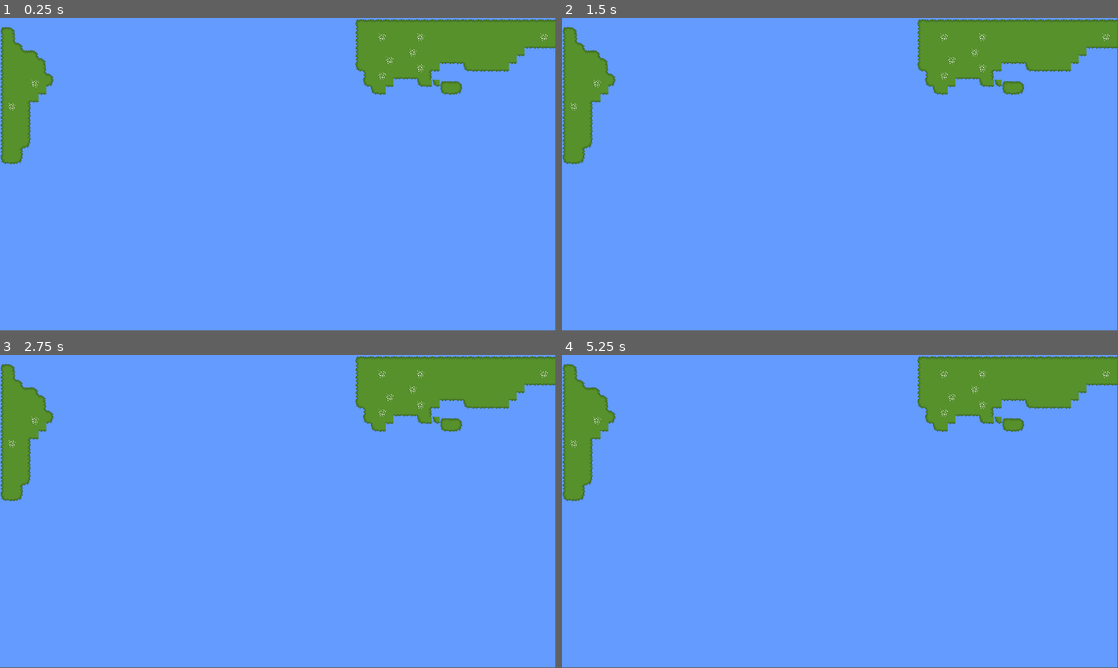
Above: before the commit, frames 1-4 (two rows, left to right).
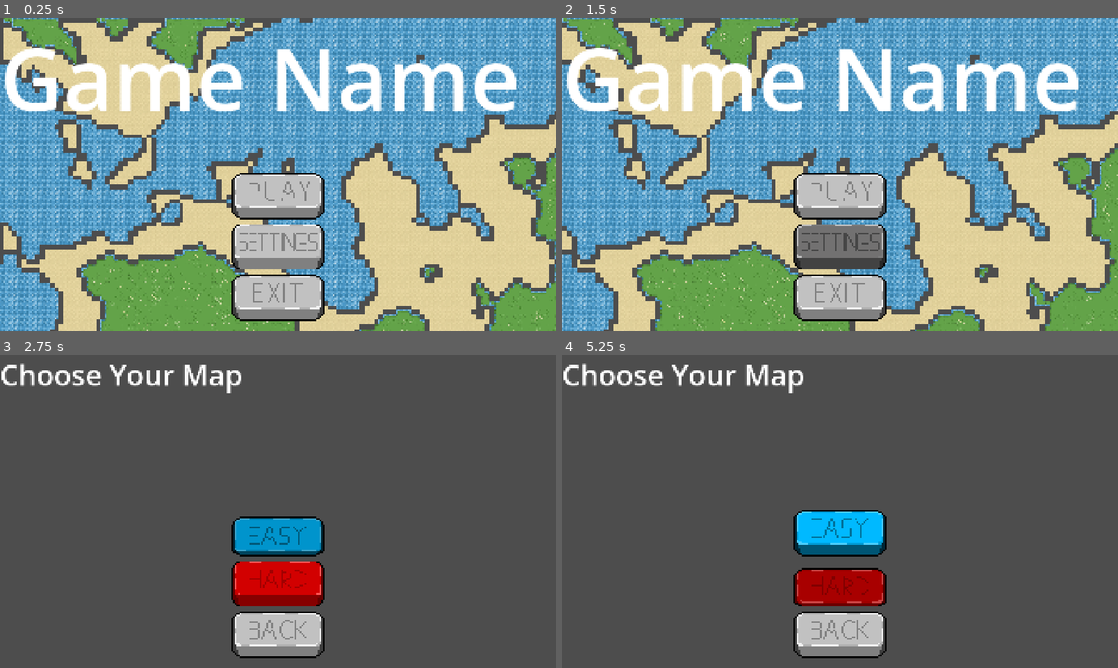
Above: after the commit, the same moments.

Repository: ew5234/CS3560-Project
Game: Godot game, scene res://scenes/main_menu.tscn
The game is run twice, just before and just after one commit, with the same random seed, the same clock (stepped at 60 frames per second) and the same inputs. Before the commit the project starts from res://scenes/world_gen.tscn.
Inputs (mouse positions are in pixels of both pictures, inside the frame that each line leads up to):
- Up to frame 1 (0.25 s): no input
- Up to frame 2 (1.5 s): click (840, 246) at 0.52 s; click (840, 246) at 1.27 s
- Up to frame 3 (2.75 s): click (278, 533) at 2.02 s
- Up to frame 4 (5.25 s): click (840, 583) at 2.77 s; click (840, 633) at 3.52 s; click (840, 533) at 4.27 s; click (840, 583) at 5.02 s
In our replay, the window is 799x449 before the commit and 800x450 after it. These sizes can differ from the game's own. Grey fills any space a smaller window leaves; there, only what the larger window draws over its background counts as a difference.

The runs differ from the first frame. In frame 1, 100% of the frame differs, in the area x 0-100%, y 0-100%; in frame 2, 100%; in frame 3, 100%; in frame 4, 100%.
Error after the commit: Invalid assignment of property or key 'visible' with value of type 'bool' on a base object of type 'null instance'. (res://scripts/main_menu.gd:13)

Commit message:
Added more menu buttons, added main menu background, created game options menu

Diff:
--- a/prefabs/grassTileSet.tres
+++ b/prefabs/grassTileSet.tres
@@ -37,7 +37,7 @@
 4:4/0 = 0
 4:4/0/terrain_set = 0
 4:4/0/terrain = 0
-4:4/0/probability = 0.9
+4:4/0/probability = 0.6
 4:4/0/terrains_peering_bit/right_side = 0
 4:4/0/terrains_peering_bit/bottom_right_corner = 0
 4:4/0/terrains_peering_bit/bottom_side = 0
@@ -108,6 +108,30 @@
 6:4/0/terrains_peering_bit/top_left_corner = 0
 6:4/0/terrains_peering_bit/top_side = 0
 6:4/0/terrains_peering_bit/top_right_corner = 0
+6:5/0 = 0
+6:5/0/terrain_set = 0
+6:5/0/terrain = 0
+6:5/0/probability = 0.3
+6:5/0/terrains_peering_bit/right_side = 0
+6:5/0/terrains_peering_bit/bottom_right_corner = 0
+6:5/0/terrains_peering_bit/bottom_side = 0
+6:5/0/terrains_peering_bit/bottom_left_corner = 0
+6:5/0/terrains_peering_bit/left_side = 0
+6:5/0/terrains_peering_bit/top_left_corner = 0
+6:5/0/terrains_peering_bit/top_side = 0
+6:5/0/terrains_peering_bit/top_right_corner = 0
+7:4/0 = 0
+7:4/0/terrain_set = 0
+7:4/0/terrain = 0
+7:4/0/probability = 0.1
+7:4/0/terrains_peering_bit/right_side = 0
+7:4/0/terrains_peering_bit/bottom_right_corner = 0
+7:4/0/terrains_peering_bit/bottom_side = 0
+7:4/0/terrains_peering_bit/bottom_left_corner = 0
+7:4/0/terrains_peering_bit/left_side = 0
+7:4/0/terrains_peering_bit/top_left_corner = 0
+7:4/0/terrains_peering_bit/top_side = 0
+7:4/0/terrains_peering_bit/top_right_corner = 0
 
 [resource]
 terrain_set_0/mode = 0
--- a/prefabs/sandTileSet.tres
+++ b/prefabs/sandTileSet.tres
@@ -1,10 +1,23 @@
 [gd_resource type="TileSet" format=3 uid="uid://b3a072x16smui"]
 
-[ext_resource type="Texture2D" uid="uid://dmjmd8avkuds6" path="res://assets/Tilemap-0001.png" id="1_iyyfv"]
+[ext_resource type="Texture2D" uid="uid://dro3k41cru8n1" path="res://assets/Tilemap-0001.png" id="1_iyyfv"]
 
 [sub_resource type="TileSetAtlasSource" id="TileSetAtlasSource_glnwb"]
 texture = ExtResource("1_iyyfv")
 3:2/0 = 0
+3:2/0/terrain_set = 0
+3:2/0/terrain = 0
+3:2/0/terrains_peering_bit/right_side = 0
+3:2/0/terrains_peering_bit/bottom_right_corner = 0
+3:2/0/terrains_peering_bit/bottom_side = 0
+3:2/0/terrains_peering_bit/bottom_left_corner = 0
+3:2/0/terrains_peering_bit/left_side = 0
+3:2/0/terrains_peering_bit/top_left_corner = 0
+3:2/0/terrains_peering_bit/top_side = 0
+3:2/0/terrains_peering_bit/top_right_corner = 0
 
 [resource]
+terrain_set_0/mode = 0
+terrain_set_0/terrain_0/name = "Terrain 0"
+terrain_set_0/terrain_0/color = Color(0.5, 0.34375, 0.25, 1)
 sources/0 = SubResource("TileSetAtlasSource_glnwb")
--- a/prefabs/waterTileSet.tres
+++ b/prefabs/waterTileSet.tres
@@ -1,10 +1,23 @@
 [gd_resource type="TileSet" format=3 uid="uid://q3aqftvu4kq0"]
 
-[ext_resource type="Texture2D" uid="uid://dmjmd8avkuds6" path="res://assets/Tilemap-0001.png" id="1_uv4n2"]
+[ext_resource type="Texture2D" uid="uid://dro3k41cru8n1" path="res://assets/Tilemap-0001.png" id="1_uv4n2"]
 
 [sub_resource type="TileSetAtlasSource" id="TileSetAtlasSource_mgn0i"]
 texture = ExtResource("1_uv4n2")
 5:2/0 = 0
+5:2/0/terrain_set = 0
+5:2/0/terrain = 0
+5:2/0/terrains_peering_bit/right_side = 0
+5:2/0/terrains_peering_bit/bottom_right_corner = 0
+5:2/0/terrains_peering_bit/bottom_side = 0
+5:2/0/terrains_peering_bit/bottom_left_corner = 0
+5:2/0/terrains_peering_bit/left_side = 0
+5:2/0/terrains_peering_bit/top_left_corner = 0
+5:2/0/terrains_peering_bit/top_side = 0
+5:2/0/terrains_peering_bit/top_right_corner = 0
 
 [resource]
+terrain_set_0/mode = 0
+terrain_set_0/terrain_0/name = "water"
+terrain_set_0/terrain_0/color = Color(0.0013003004, 0.2799696, 0.9465533, 1)
 sources/0 = SubResource("TileSetAtlasSource_mgn0i")
--- a/project.godot
+++ b/project.godot
@@ -11,9 +11,24 @@
 [application]
 
 config/name="CS3650 Project"
-run/main_scene="uid://dd0sw1pom7cwg"
+run/main_scene="uid://d35scsjf8wxat"
 config/features=PackedStringArray("4.6", "Forward Plus")
 config/icon="res://icon.svg"
+
+[autoload]
+
+MenuButtons="*uid://u76a6aiooqv2"
+
+[display]
+
+window/size/viewport_width=1920
+window/size/viewport_height=1080
+window/size/mode=4
+window/stretch/mode="canvas_items"
+
+[global_group]
+
+menuButtons=""
 
 [physics]
 
--- /dev/null
+++ b/scenes/camera_2d.gd
@@ -0,0 +1,7 @@
+extends Camera2D
+
+@export var speed = 100.0
+
+func _process(delta):
+	# Moves the camera to the right automatically
+	position.x += speed * delta
--- /dev/null
+++ b/scenes/game_options_menu.tscn
@@ -0,0 +1,63 @@
+[gd_scene format=3 uid="uid://da5d3fvu7qsy4"]
+
+[ext_resource type="Script" uid="uid://juteb6kmxqk0" path="res://scripts/game_options_menu.gd" id="1_5b3pr"]
+[ext_resource type="Texture2D" uid="uid://b1coypdcmskfm" path="res://assets/EasyButtonSprites/EasyButton-0001.png" id="2_3gxur"]
+[ext_resource type="Texture2D" uid="uid://b5o2kxl6lhoul" path="res://assets/EasyButtonSprites/EasyButtonPressed-0001.png" id="3_mohml"]
+[ext_resource type="Texture2D" uid="uid://dgt4s3tgh5ou4" path="res://assets/EasyButtonSprites/EasyButtonHover-0001.png" id="4_gfmsd"]
+[ext_resource type="Texture2D" uid="uid://dncl5xjj87a2g" path="res://assets/HardButtonSprites/HardButton-0001.png" id="5_5b3pr"]
+[ext_resource type="Texture2D" uid="uid://c58td4kuqjn68" path="res://assets/HardButtonSprites/HardButtonPressed-0001.png" id="6_3gxur"]
+[ext_resource type="Texture2D" uid="uid://cmsb0biy5w4yq" path="res://assets/HardButtonSprites/HardButtonHover-0001.png" id="7_mohml"]
+[ext_resource type="Texture2D" uid="uid://cyak66v5exfes" path="res://assets/BackButtonSprites/BackButtonIdle-0001.png" id="8_5b3pr"]
+[ext_resource type="Texture2D" uid="uid://b0via4wsa0sp4" path="res://assets/BackButtonSprites/BackButtonPressed-0001.png" id="9_3gxur"]
+[ext_resource type="Texture2D" uid="uid://cn582ms1kxi4v" path="res://assets/BackButtonSprites/BackButtonHover-0001.png" id="10_mohml"]
+
+[node name="GameOptionsMenu" type="Node2D" unique_id=1208245338]
+script = ExtResource("1_5b3pr")
+
+[node name="Title" type="Label" parent="." unique_id=94480007]
+offset_right = 1920.0
+offset_bottom = 500.0
+theme_override_font_sizes/font_size = 99
+text = "Choose Your Map"
+
+[node name="CenterContainer" type="CenterContainer" parent="Title" unique_id=1364845503]
+layout_mode = 0
+offset_top = 500.0
+offset_right = 1920.0
+offset_bottom = 1080.0
+
+[node name="MainButtons2" type="VBoxContainer" parent="Title/CenterContainer" unique_id=379512234 groups=["menuButtons"]]
+layout_mode = 2
+theme_override_constants/separation = 15
+
+[node name="EasyButton" type="TextureButton" parent="Title/CenterContainer/MainButtons2" unique_id=385850203]
+texture_filter = 3
+layout_mode = 2
+action_mode = 0
+keep_pressed_outside = true
+texture_normal = ExtResource("2_3gxur")
+texture_pressed = ExtResource("3_mohml")
+texture_hover = ExtResource("4_gfmsd")
+texture_disabled = ExtResource("3_mohml")
+stretch_mode = 0
+
+[node name="HardButton" type="TextureButton" parent="Title/CenterContainer/MainButtons2" unique_id=1265995452]
+texture_filter = 3
+layout_mode = 2
+texture_normal = ExtResource("5_5b3pr")
+texture_pressed = ExtResource("6_3gxur")
+texture_hover = ExtResource("7_mohml")
+texture_disabled = ExtResource("6_3gxur")
+stretch_mode = 0
+
+[node name="BackButton" type="TextureButton" parent="Title/CenterContainer/MainButtons2" unique_id=1755464147]
+texture_filter = 3
+layout_mode = 2
+texture_normal = ExtResource("8_5b3pr")
+texture_pressed = ExtResource("9_3gxur")
+texture_hover = ExtResource("10_mohml")
+stretch_mode = 0
+
+[connection signal="pressed" from="Title/CenterContainer/MainButtons2/EasyButton" to="." method="_on_easy_button_pressed"]
+[connection signal="pressed" from="Title/CenterContainer/MainButtons2/HardButton" to="." method="_on_hard_button_pressed"]
+[connection signal="pressed" from="Title/CenterContainer/MainButtons2/BackButton" to="." method="_on_back_button_pressed"]
--- /dev/null
+++ b/scenes/grass.tscn
@@ -0,0 +1,7 @@
+[gd_scene format=3 uid="uid://ctfjm2sw1aq2d"]
+
+[ext_resource type="TileSet" uid="uid://sjfl6sf1ppe6" path="res://prefabs/grassTileSet.tres" id="1_e1kak"]
+
+[node name="grass" type="TileMapLayer" unique_id=1720647060]
+use_parent_material = true
+tile_set = ExtResource("1_e1kak")
--- /dev/null
+++ b/scenes/main_menu.tscn
@@ -0,0 +1,129 @@
+[gd_scene format=3 uid="uid://d35scsjf8wxat"]
+
+[ext_resource type="Texture2D" uid="uid://dl3qb0jsw568l" path="res://assets/PlayButtonSprites/PlayButton-0001.png" id="1_bqqt6"]
+[ext_resource type="Script" uid="uid://b4nplpwjknnt" path="res://scripts/main_menu.gd" id="1_rcqid"]
+[ext_resource type="Texture2D" uid="uid://cyak66v5exfes" path="res://assets/BackButtonSprites/BackButtonIdle-0001.png" id="2_a8gd2"]
+[ext_resource type="Texture2D" uid="uid://71y1mlpsj0rj" path="res://assets/PlayButtonSprites/PlayButtonPressed-0001.png" id="2_wu84c"]
+[ext_resource type="Texture2D" uid="uid://cxpewks75g8o1" path="res://assets/PlayButtonSprites/PlayButtonHover-0001.png" id="3_8ln24"]
+[ext_resource type="Texture2D" uid="uid://b0via4wsa0sp4" path="res://assets/BackButtonSprites/BackButtonPressed-0001.png" id="3_hstxw"]
+[ext_resource type="Texture2D" uid="uid://cn582ms1kxi4v" path="res://assets/BackButtonSprites/BackButtonHover-0001.png" id="4_8egab"]
+[ext_resource type="Texture2D" uid="uid://cuf6qmugmyysb" path="res://assets/SettingsButtonSprites/SettingsButton-0001.png" id="4_jk1qb"]
+[ext_resource type="Texture2D" uid="uid://betc7pyk4d7v" path="res://assets/SettingsButtonSprites/SettingsButtonPressed-0001.png" id="5_5dd4i"]
+[ext_resource type="Texture2D" uid="uid://ctxdq5oiwjyv1" path="res://assets/SettingsButtonSprites/SettingsButtonHover-0001.png" id="6_lgwnu"]
+[ext_resource type="Texture2D" uid="uid://dbtr7xm1bkna8" path="res://assets/ExitButtonSprites/ExitButton-0001.png" id="7_flqon"]
+[ext_resource type="Texture2D" uid="uid://sownnenlolcm" path="res://assets/ExitButtonSprites/ExitButtonPressed-0001.png" id="8_rcqid"]
+[ext_resource type="Texture2D" uid="uid://p44hvuinx1lg" path="res://assets/ExitButtonSprites/ExitButtonHover-0001.png" id="9_1ajci"]
+[ext_resource type="PackedScene" uid="uid://cxdgmskulg1nq" path="res://scenes/tile_map.tscn" id="11_lgwnu"]
+[ext_resource type="PackedScene" uid="uid://ctfjm2sw1aq2d" path="res://scenes/grass.tscn" id="12_1ajci"]
+[ext_resource type="PackedScene" uid="uid://ddam3kld2st4j" path="res://scenes/sand.tscn" id="13_7b55j"]
+[ext_resource type="PackedScene" uid="uid://bbok2og00xj1u" path="res://scenes/water.tscn" id="14_5pajh"]
+[ext_resource type="Script" uid="uid://b3uybdewgbcsu" path="res://scripts/world_gen.gd" id="15_7b55j"]
+[ext_resource type="Script" uid="uid://bpsi0yp4o4rm0" path="res://scenes/camera_2d.gd" id="19_hstxw"]
+
+[sub_resource type="Gradient" id="Gradient_7b55j"]
+
+[sub_resource type="FastNoiseLite" id="FastNoiseLite_5pajh"]
+
+[sub_resource type="NoiseTexture2D" id="NoiseTexture2D_j7ex8"]
+noise = SubResource("FastNoiseLite_5pajh")
+color_ramp = SubResource("Gradient_7b55j")
+
+[node name="MainMenu" type="Node2D" unique_id=1392722280]
+script = ExtResource("1_rcqid")
+
+[node name="background" type="Node2D" parent="." unique_id=102620499]
+show_behind_parent = true
+script = ExtResource("15_7b55j")
+noise_height_texture = SubResource("NoiseTexture2D_j7ex8")
+width = 300
+height = 300
+
+[node name="TileMap" parent="background" unique_id=382456012 instance=ExtResource("11_lgwnu")]
+
+[node name="grass2" parent="background/TileMap" unique_id=1720647060 instance=ExtResource("12_1ajci")]
+
+[node name="sand2" parent="background/TileMap" unique_id=2126326198 instance=ExtResource("13_7b55j")]
+
+[node name="water2" parent="background/TileMap" unique_id=1641663137 instance=ExtResource("14_5pajh")]
+
+[node name="Camera2D" type="Camera2D" parent="." unique_id=1377882176]
+anchor_mode = 0
+script = ExtResource("19_hstxw")
+speed = 20.0
+
+[node name="CanvasLayer" type="CanvasLayer" parent="Camera2D" unique_id=876388250]
+
+[node name="Title" type="Label" parent="Camera2D/CanvasLayer" unique_id=365080424]
+offset_right = 1920.0
+offset_bottom = 500.0
+theme_override_font_sizes/font_size = 300
+text = "Game Name"
+
+[node name="CenterContainer" type="CenterContainer" parent="Camera2D/CanvasLayer" unique_id=858591021]
+offset_top = 500.0
+offset_right = 1920.0
+offset_bottom = 1080.0
+
+[node name="MainButtons" type="VBoxContainer" parent="Camera2D/CanvasLayer/CenterContainer" unique_id=1395030251]
+visible = false
+layout_mode = 2
+theme_override_constants/separation = 15
+
+[node name="Play" type="Button" parent="Camera2D/CanvasLayer/CenterContainer/MainButtons" unique_id=1190918801]
+layout_mode = 2
+theme_override_font_sizes/font_size = 75
+text = "Play"
+
+[node name="Settings" type="Button" parent="Camera2D/CanvasLayer/CenterContainer/MainButtons" unique_id=294226444]
+layout_mode = 2
+theme_override_font_sizes/font_size = 75
+text = "Settings"
+
+[node name="Quit" type="Button" parent="Camera2D/CanvasLayer/CenterContainer/MainButtons" unique_id=1587365579]
+layout_mode = 2
+theme_override_font_sizes/font_size = 75
+text = "Quit"
+
+[node name="SettingsMenu" type="VBoxContainer" parent="Camera2D/CanvasLayer/CenterContainer" unique_id=1540702878]
+layout_mode = 2
+
+[node name="BackButton" type="TextureButton" parent="Camera2D/CanvasLayer/CenterContainer/SettingsMenu" unique_id=351849177]
+texture_filter = 3
+layout_mode = 2
+texture_normal = ExtResource("2_a8gd2")
+texture_pressed = ExtResource("3_hstxw")
+texture_hover = ExtResource("4_8egab")
+stretch_mode = 0
+
+[node name="MainButtons2" type="VBoxContainer" parent="Camera2D/CanvasLayer/CenterContainer" unique_id=917917739 groups=["menuButtons"]]
+layout_mode = 2
+theme_override_constants/separation = 15
+
+[node name="PlayButton" type="TextureButton" parent="Camera2D/CanvasLayer/CenterContainer/MainButtons2" unique_id=2142909687]
+texture_filter = 3
+layout_mode = 2
+texture_normal = ExtResource("1_bqqt6")
+texture_pressed = ExtResource("2_wu84c")
+texture_hover = ExtResource("3_8ln24")
+stretch_mode = 0
+
+[node name="SettingsButton" type="TextureButton" parent="Camera2D/CanvasLayer/CenterContainer/MainButtons2" unique_id=1197683652]
+texture_filter = 3
+layout_mode = 2
+texture_normal = ExtResource("4_jk1qb")
+texture_pressed = ExtResource("5_5dd4i")
+texture_hover = ExtResource("6_lgwnu")
+stretch_mode = 0
+
+[node name="ExitButton" type="TextureButton" parent="Camera2D/CanvasLayer/CenterContainer/MainButtons2" unique_id=223162657]
+texture_filter = 3
+layout_mode = 2
+texture_normal = ExtResource("7_flqon")
+texture_pressed = ExtResource("8_rcqid")
+texture_hover = ExtResource("9_1ajci")
+stretch_mode = 0
+
+[connection signal="pressed" from="Camera2D/CanvasLayer/CenterContainer/SettingsMenu/BackButton" to="." method="_on_back_button_pressed"]
+[connection signal="pressed" from="Camera2D/CanvasLayer/CenterContainer/MainButtons2/PlayButton" to="." method="_on_play_button_pressed"]
+[connection signal="pressed" from="Camera2D/CanvasLayer/CenterContainer/MainButtons2/SettingsButton" to="." method="_on_settings_button_pressed"]
+[connection signal="pressed" from="Camera2D/CanvasLayer/CenterContainer/MainButtons2/ExitButton" to="." method="_on_exit_button_pressed"]
--- /dev/null
+++ b/scenes/sand.tscn
@@ -0,0 +1,6 @@
+[gd_scene format=3 uid="uid://ddam3kld2st4j"]
+
+[ext_resource type="TileSet" uid="uid://b3a072x16smui" path="res://prefabs/sandTileSet.tres" id="1_xjhim"]
+
+[node name="sand" type="TileMapLayer" unique_id=2126326198]
+tile_set = ExtResource("1_xjhim")
--- /dev/null
+++ b/scenes/tile_map.tscn
@@ -0,0 +1,19 @@
+[gd_scene format=3 uid="uid://cxdgmskulg1nq"]
+
+[ext_resource type="TileSet" uid="uid://sjfl6sf1ppe6" path="res://prefabs/grassTileSet.tres" id="1_jx7lj"]
+[ext_resource type="TileSet" uid="uid://b3a072x16smui" path="res://prefabs/sandTileSet.tres" id="2_dohrl"]
+[ext_resource type="TileSet" uid="uid://q3aqftvu4kq0" path="res://prefabs/waterTileSet.tres" id="3_f6fy2"]
+
+[node name="TileMap" type="TileMap" unique_id=382456012]
+tile_set = ExtResource("1_jx7lj")
+format = 2
+
+[node name="grass" type="TileMapLayer" parent="." unique_id=57508846]
+use_parent_material = true
+tile_set = ExtResource("1_jx7lj")
+
+[node name="sand" type="TileMapLayer" parent="." unique_id=3850104]
+tile_set = ExtResource("2_dohrl")
+
+[node name="water" type="TileMapLayer" parent="." unique_id=1675875291]
+tile_set = ExtResource("3_f6fy2")
--- /dev/null
+++ b/scenes/water.tscn
@@ -0,0 +1,6 @@
+[gd_scene format=3 uid="uid://bbok2og00xj1u"]
+
+[ext_resource type="TileSet" uid="uid://q3aqftvu4kq0" path="res://prefabs/waterTileSet.tres" id="1_bdk6y"]
+
+[node name="water" type="TileMapLayer" unique_id=1641663137]
+tile_set = ExtResource("1_bdk6y")
--- a/scenes/world_gen.tscn
+++ b/scenes/world_gen.tscn
@@ -2,34 +2,28 @@
 
 [ext_resource type="Script" uid="uid://b3uybdewgbcsu" path="res://scripts/world_gen.gd" id="1_v8aan"]
 [ext_resource type="TileSet" uid="uid://sjfl6sf1ppe6" path="res://prefabs/grassTileSet.tres" id="2_v8aan"]
-[ext_resource type="TileSet" uid="uid://b3a072x16smui" path="res://prefabs/sandTileSet.tres" id="3_ph3vs"]
-[ext_resource type="TileSet" uid="uid://q3aqftvu4kq0" path="res://prefabs/waterTileSet.tres" id="4_jkbrw"]
+[ext_resource type="PackedScene" uid="uid://ctfjm2sw1aq2d" path="res://scenes/grass.tscn" id="3_s0iiw"]
+[ext_resource type="PackedScene" uid="uid://ddam3kld2st4j" path="res://scenes/sand.tscn" id="4_dtmet"]
+[ext_resource type="PackedScene" uid="uid://bbok2og00xj1u" path="res://scenes/water.tscn" id="5_vfjjb"]
 
-[sub_resource type="Gradient" id="Gradient_v8aan"]
-interpolation_mode = 1
-offsets = PackedFloat32Array(0, 0.33880904, 0.4312115)
-colors = PackedColorArray(0, 0, 1, 1, 1, 1, 0, 1, 0, 1, 0, 1)
+[sub_resource type="Gradient" id="Gradient_jkbrw"]
 
-[sub_resource type="FastNoiseLite" id="FastNoiseLite_ph3vs"]
+[sub_resource type="FastNoiseLite" id="FastNoiseLite_s0iiw"]
 
-[sub_resource type="NoiseTexture2D" id="NoiseTexture2D_jkbrw"]
-noise = SubResource("FastNoiseLite_ph3vs")
-color_ramp = SubResource("Gradient_v8aan")
+[sub_resource type="NoiseTexture2D" id="NoiseTexture2D_dtmet"]
+noise = SubResource("FastNoiseLite_s0iiw")
+color_ramp = SubResource("Gradient_jkbrw")
 
 [node name="world_gen" type="Node2D" unique_id=1689572619]
 script = ExtResource("1_v8aan")
-noise_height_texture = SubResource("NoiseTexture2D_jkbrw")
+noise_height_texture = SubResource("NoiseTexture2D_dtmet")
 
 [node name="TileMap" type="TileMap" parent="." unique_id=969149980]
 tile_set = ExtResource("2_v8aan")
 format = 2
 
-[node name="grass" type="TileMapLayer" parent="TileMap" unique_id=640805053]
-use_parent_material = true
-tile_set = ExtResource("2_v8aan")
+[node name="grass" parent="TileMap" unique_id=1720647060 instance=ExtResource("3_s0iiw")]
 
-[node name="sand" type="TileMapLayer" parent="TileMap" unique_id=867069716]
-tile_set = ExtResource("3_ph3vs")
+[node name="sand" parent="TileMap" unique_id=2126326198 instance=ExtResource("4_dtmet")]
 
-[node name="water" type="TileMapLayer" parent="TileMap" unique_id=2142829866]
-tile_set = ExtResource("4_jkbrw")
+[node name="water" parent="TileMap" unique_id=1641663137 instance=ExtResource("5_vfjjb")]
--- /dev/null
+++ b/scripts/game_options_menu.gd
@@ -0,0 +1,22 @@
+extends Node2D
+
+#difficulty 0=easy, 1=hard
+var difficulty = 0
+
+func _ready() -> void:
+	$Title/CenterContainer/MainButtons2/EasyButton.disabled = true
+
+func _on_easy_button_pressed() -> void:
+	difficulty = 0
+	$Title/CenterContainer/MainButtons2/EasyButton.disabled = true
+	$Title/CenterContainer/MainButtons2/HardButton.disabled = false
+
+
+func _on_hard_button_pressed() -> void:
+	difficulty = 1
+	$Title/CenterContainer/MainButtons2/EasyButton.disabled = false
+	$Title/CenterContainer/MainButtons2/HardButton.disabled = true
+
+
+func _on_back_button_pressed() -> void:
+	get_tree().change_scene_to_file("res://scenes/main_menu.tscn")
--- /dev/null
+++ b/scripts/generateWorld.gd
@@ -0,0 +1,47 @@
+extends Node2D
+
+@export var noise_height_texture : NoiseTexture2D
+var seed = FastNoiseLite.new()
+var noise : Noise
+
+#@onready var grassTileMap = $TileMap/grass
+#@onready var sandTileMap = $TileMap/sand
+#@onready var waterTileMap = $TileMap/water
+
+var sourceid = 0
+var wateratlas = Vector2i(5,2)
+var landatlas =  Vector2i(4,4)
+
+var grassTileCoor = []
+var grassTerrainSet = 0
+var sandTileCoor = []
+var waterTileCoor = []
+var waterTileSet = 0
+
+func _init(argnoise_height_texture, argseed, argnoise):
+	noise_height_texture = argnoise_height_texture
+	seed = argseed
+	noise = argnoise
+	randomize()
+	noise_height_texture.noise.seed = randi()
+	print(noise_height_texture.noise.seed)
+	noise = noise_height_texture.noise
+
+
+func generate_world(width, height):
+	var grassTileMap = get_node("res://scenes/grass.tscn")
+	print(grassTileMap)
+	var sandTileMap = $TileMap/sand
+	var waterTileMap = $TileMap/water
+	for x in range(width):
+		for y in range(height):
+			var noise_val = noise.get_noise_2d(x,y)
+			#place grass
+			if noise_val > 0.0:
+				grassTileCoor.append(Vector2i(x,y))
+			#place water
+			elif noise_val	< 0.0:
+				waterTileCoor.append(Vector2i(x,y))
+
+	grassTileMap.set_cells_terrain_connect(grassTileCoor, grassTerrainSet)
+	waterTileMap.set_cells_terrain_connect(waterTileCoor, waterTileSet, 0)
--- /dev/null
+++ b/scripts/main_menu.gd
@@ -0,0 +1,25 @@
+extends Node2D
+
+func _ready() -> void:
+	pass
+
+func _on_play_button_pressed() -> void:
+	#change to size, difficulty, seed screen
+	get_tree().change_scene_to_file("res://scenes/game_options_menu.tscn")
+
+#Press settings button
+func _on_settings_button_pressed() -> void:
+	#hide main menu buttons, show settings menu
+	$CanvasLayer/CenterContainer/MainButtons2.visible = false
+	$CanvasLayer/CenterContainer/SettingsMenu.visible = true
+
+#Press back button in settings menu
+func _on_back_button_pressed() -> void:
+	#hide settings options and show main menu buttons
+	$CanvasLayer/CenterContainer/MainButtons2.visible = true
+	$CanvasLayer/CenterContainer/SettingsMenu.visible = false
+
+#Press exit button
+func _on_exit_button_pressed() -> void:
+	#exit game
+	get_tree().quit()
--- /dev/null
+++ b/scripts/menuButtons.gd
@@ -0,0 +1,22 @@
+extends Node2D
+
+#Press play button
+func _on_play_button_pressed() -> void:
+	#change to size, difficulty, seed screen
+	get_tree().change_scene_to_file("res://scenes/game_options_menu.tscn")
+
+#Press settings button
+func _on_settings_button_pressed() -> void:
+	#hide play, settings, and exit button, show settings menu
+	$CenterContainer/MainButtons2.visible = false
+	$CenterContainer/SettingsMenu.visible = true
+
+#Press exit button
+func _on_exit_button_pressed() -> void:
+	#exit game
+	get_tree().quit()
+
+#add back button
+
+
+#add settings sliders
--- a/scripts/world_gen.gd
+++ b/scripts/world_gen.gd
@@ -15,17 +15,17 @@
 var grassTileCoor = []
 var grassTerrainInt = 0
 var sandTileCoor = []
+var sandTerrainInt = 0
 var waterTileCoor = []
 
 #world size
-var width : int = 100
-var height : int = 100
-
+@export var width : int = 100
+@export var height : int = 100
 
 func _ready():
 	randomize()
 	noise_height_texture.noise.seed = randi()
-	print(	noise_height_texture.noise.seed)
+	print(noise_height_texture.noise.seed)
 	noise = noise_height_texture.noise
 	generate_world()
 
@@ -34,10 +34,14 @@
 		for y in range(height):
 			var noise_val = noise.get_noise_2d(x,y)
 			#place grass
-			if noise_val > 0.0:
-				grassTileCoor.append(Vector2i(x,y))
+			if noise_val >= -0.2:
+				if (noise_val >= -0.2 and noise_val<0.0):
+					sandTileCoor.append(Vector2i(x,y))
+				else:
+					grassTileCoor.append(Vector2i(x,y))
 			#place water
-			elif noise_val	< 0.0:
+			elif noise_val	< -0.2:
 				waterTileMap.set_cell(Vector2(x,y), sourceid, wateratlas)
 
+	sandTileMap.set_cells_terrain_connect(sandTileCoor, sandTerrainInt, 0)
 	grassTileMap.set_cells_terrain_connect(grassTileCoor, grassTerrainInt, 0)
Binary file added: assets/BackButtonSprites/BackButtonHover-0001.png
Not shown, added: assets/BackButtonSprites/BackButtonHover-0001.png.import
Binary file added: assets/BackButtonSprites/BackButtonIdle-0001.png
Not shown, added: assets/BackButtonSprites/BackButtonIdle-0001.png.import
Binary file added: assets/BackButtonSprites/BackButtonPressed-0001.png
Not shown, added: assets/BackButtonSprites/BackButtonPressed-0001.png.import
Binary file added: assets/EasyButtonSprites/EasyButton-0001.png
Not shown, added: assets/EasyButtonSprites/EasyButton-0001.png.import
Binary file added: assets/EasyButtonSprites/EasyButtonHover-0001.png
Not shown, added: assets/EasyButtonSprites/EasyButtonHover-0001.png.import
Binary file added: assets/EasyButtonSprites/EasyButtonPressed-0001.png
Not shown, added: assets/EasyButtonSprites/EasyButtonPressed-0001.png.import
(and 31 more such lines)
